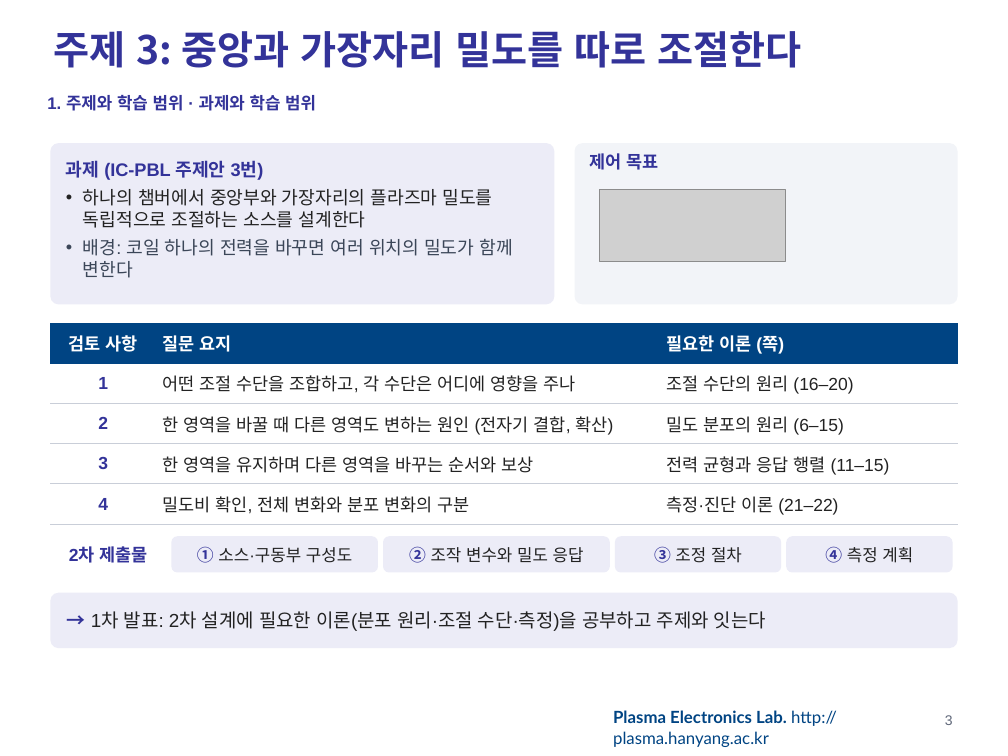
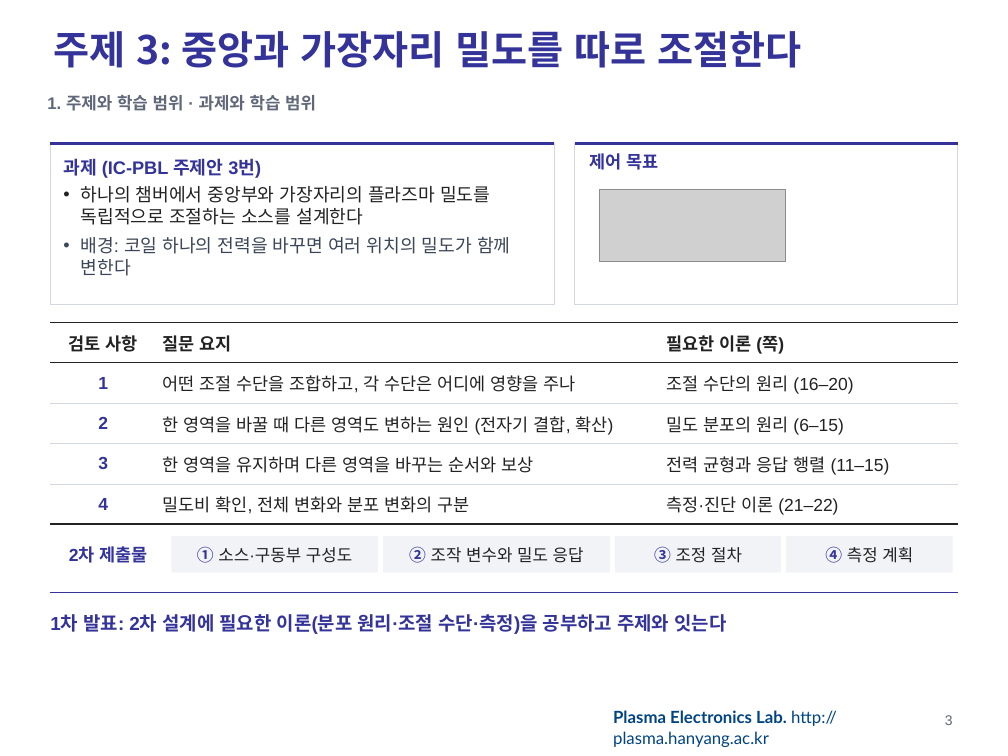
Before and after one commit to garlicjam-pyo/plasma, a slide deck: slide 3 of presentations/1차발표_최종.pptx. Drawn at 1008x756 pixels with LibreOffice and Linux fonts; fonts in the diff are those of the drawing; grey boxes stand for pictures; background and template pictures are left out. Boxes give left, top, right and bottom in pixels: in the first picture for what was removed or moved away, otherwise in the second. Text is boxed around its words. In the diff, an @@ line names an element or a change of style, - is before the commit and + after.

```diff
--- a/presentations/1차발표_최종.pptx
+++ b/presentations/1차발표_최종.pptx
@@ text "1. 주제와 학습 범위 · ..." at bbox=[47, 95, 316, 111]: text colour #333399 to #5F6779 @@
@@ rectangle "과제 (IC-PBL 주제안 3번)" at bbox=[50, 143, 554, 304]: rounded rectangle to rectangle; fill #ECECF7 to #FFFFFF; outline none to #D3D8E0 0.75 pt @@
@@ line added from (50, 143) to (554, 143), #333399 2.25 pt @@
@@ rounded rectangle removed at bbox=[575, 143, 958, 304] @@
@@ rectangle added at bbox=[575, 143, 958, 304], fill #FFFFFF, outline #D3D8E0 0.75 pt @@
@@ line added from (575, 143) to (958, 143), #333399 2.25 pt @@
@@ table at bbox=[50, 323, 958, 524] @@
@@ fill #004483 to #FFFFFF in row 1 @@
@@ text colour #FFFFFF to #222222 in "검토 사항", "질문 요지", "필요한 이론 (쪽)" @@
@@ borders changed @@
@@ rectangle "② 조작 변수와 밀도 응답" at bbox=[383, 536, 610, 573]: rounded rectangle to rectangle; fill #ECECF7 to #F2F3F7 @@
@@ rectangle "③ 조정 절차" at bbox=[615, 536, 781, 573]: rounded rectangle to rectangle; fill #ECECF7 to #F2F3F7 @@
@@ text "1차 발표: 2차 설계에 필요한 ...": place and size @@
-text "1차 발표: 2차 설계에 필요한 ..." at bbox=[50, 593, 958, 648]
+text "1차 발표: 2차 설계에 필요한 ..." at bbox=[50, 614, 726, 634]
@@ text "1차 발표: 2차 설계에 필요한 ..." at bbox=[50, 614, 726, 634]: fill #ECECF7 to none @@
@@ line added from (50, 593) to (958, 593), #333399 1 pt @@
@@ text at bbox=[50, 614, 726, 634]: text changed; text colour #222222 to #333399; bold on @@
-→ 1차 발표: 2차 설계에 필요한 이론(분포 원리·조절 수단·측정)을 공부하고 주제와 잇는다
+1차 발표: 2차 설계에 필요한 이론(분포 원리·조절 수단·측정)을 공부하고 주제와 잇는다
```
Also in this commit, not shown: 39 other slides changed, 3 other files.
